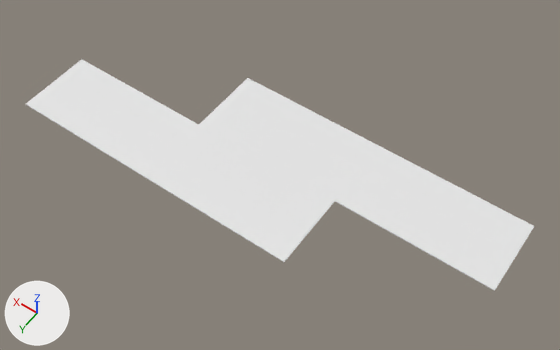
The Blender file model/Older_versions/TER0_1.blend: old version first, new version second.
One viewpoint serves both versions: a 50 mm camera at (-4.31, 5.64, 8.76) aimed at (-0.27, -0.01, -0.11). The lights are fixed; the arrows at lower left show +X, +Y and +Z.

Objects in the first picture: 'Bodenplatte 1', 'Bodenplatte 2', 'Bodenplatte 3', 'Bodenplatte 4'.
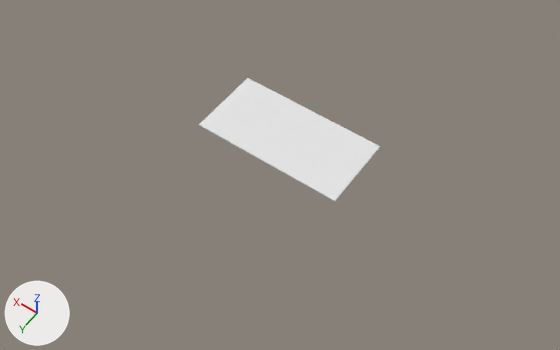
Changed parts and their boxes [x1, y1, x2, y2] in the pictures (560 x 350 px):
'Bodenplatte 4', deleted
    before: [335, 146, 534, 291]
'Bodenplatte 2', deleted
    before: [145, 125, 335, 262]
'Bodenplatte 1', deleted
    before: [26, 59, 199, 177]

Diff of the bpy script that builds the scene:
```diff
--- a/model/Older_versions/TER0_1.blend.py
+++ b/model/Older_versions/TER0_1.blend.py
@@ ob_bodenplatte_1 @@
-ob_bodenplatte_1 = bpy.data.objects.new('Bodenplatte 1', me_würfel_034)
-ob_bodenplatte_1.location = (2.438, 0.61, 0.008)
-ob_bodenplatte_1.scale = (1.0, 1.03, 0.14)
@@ ob_bodenplatte_4 @@
-ob_bodenplatte_4 = bpy.data.objects.new('Bodenplatte 4', me_würfel_035)
-ob_bodenplatte_4.location = (-2.438, -0.61, 0.008)
-ob_bodenplatte_4.scale = (1.0, 1.03, 0.14)
@@ ob_bodenplatte_2 @@
-ob_bodenplatte_2 = bpy.data.objects.new('Bodenplatte 2', me_würfel_009)
-ob_bodenplatte_2.location = (0.0, 0.61, 0.008)
-ob_bodenplatte_2.scale = (1.0, 1.03, 0.14)
```
